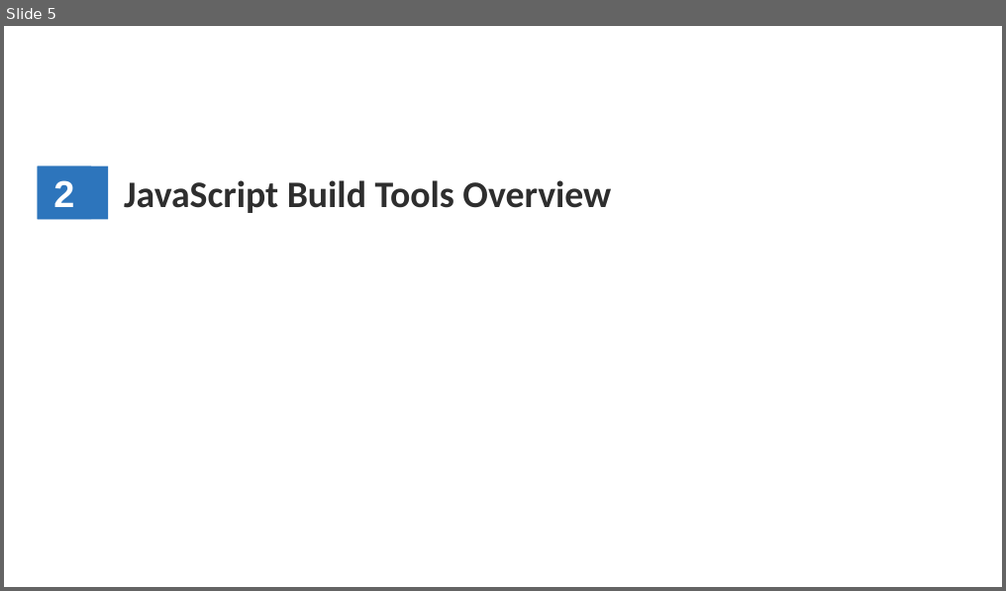
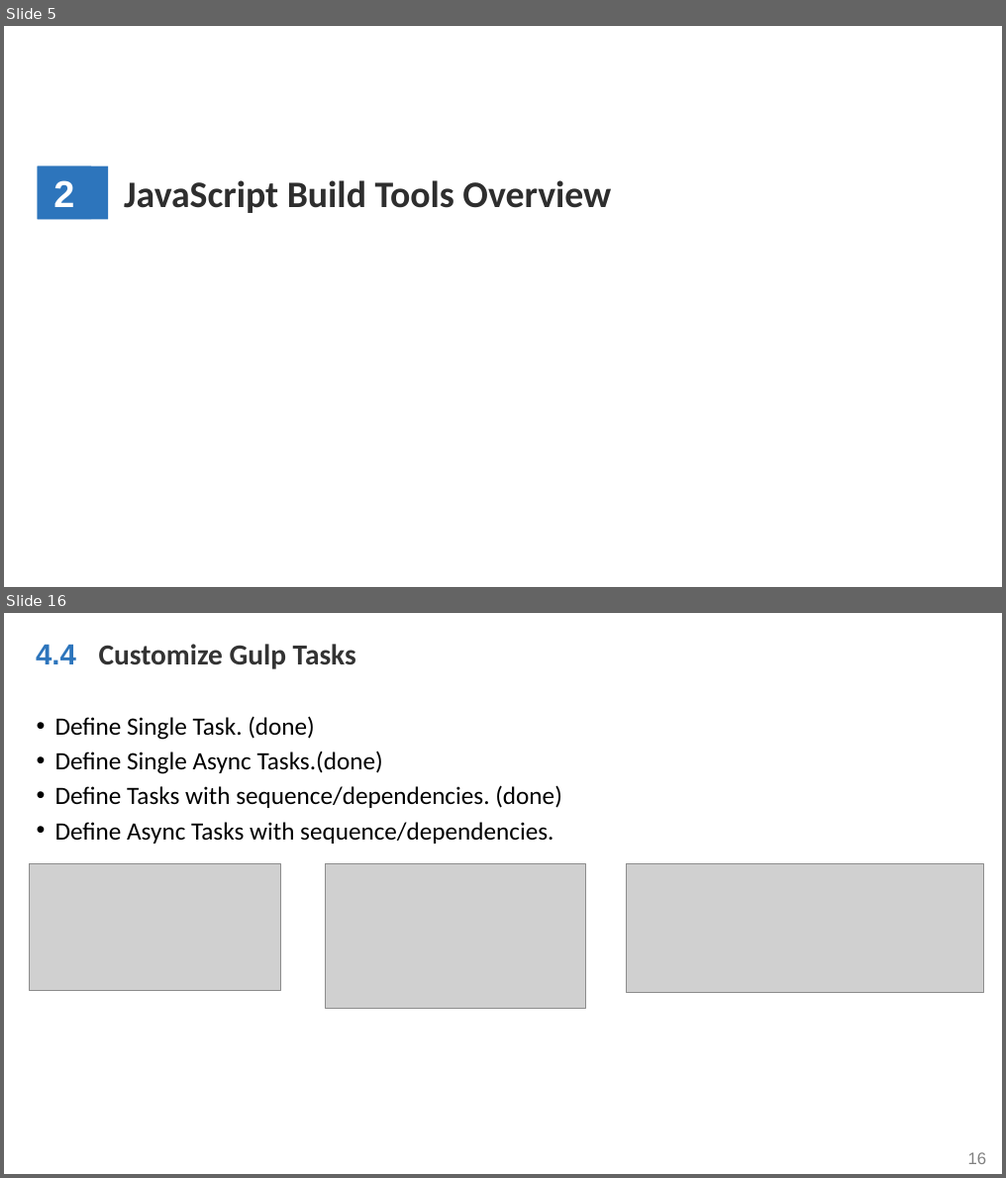
Before and after one commit to WenhaoXu/full-stack-web-course, a slide deck: engineering/2017/Gulp.pptx. Shown one above the other, each under a label of ours: slide 5 before the commit, slides 5 and 16 after it; the slides between them are not shown. The pictures are 1006x591 and 1006x1178 pixels, drawn with LibreOffice and Linux fonts; fonts in the diff are those of the drawing; grey boxes stand for pictures; background and template pictures are left out. Boxes give left, top, right and bottom in pixels: in the first picture for what was removed or moved away, otherwise in the second. Text is boxed around its words. In the diff, an @@ line names an element or a change of style, - is before the commit and + after.

Commit message:
[Engineering] update gulp ppt.

```diff
--- a/engineering/2017/Gulp.pptx
+++ b/engineering/2017/Gulp.pptx
@@ slide 16 added at (4, 613, 1002, 1174), background #FFFFFF; not listed: 1 template element that a slide beside it also shows @@
@@ text added at (36, 644, 76, 664), 28 pt, text #2D75BC, bold @@
+4.4
@@ text added at (99, 644, 356, 669), 28 pt, text #333333, bold @@
+Customize Gulp Tasks
@@ text added at (55, 716, 562, 844), 24 pt, text #000000 @@
+• Define Single Task. (done)
+• Define Single Async Tasks.(done)
+• Define Tasks with sequence/dependencies. (done)
+• Define Async Tasks with sequence/dependencies.
@@ picture added at (29, 863, 281, 990) @@
@@ picture added at (326, 863, 586, 1008) @@
@@ picture added at (627, 863, 984, 992) @@
```
Also in this commit, not shown: 2 slides changed, 14 other slides added, 4 slides removed.
